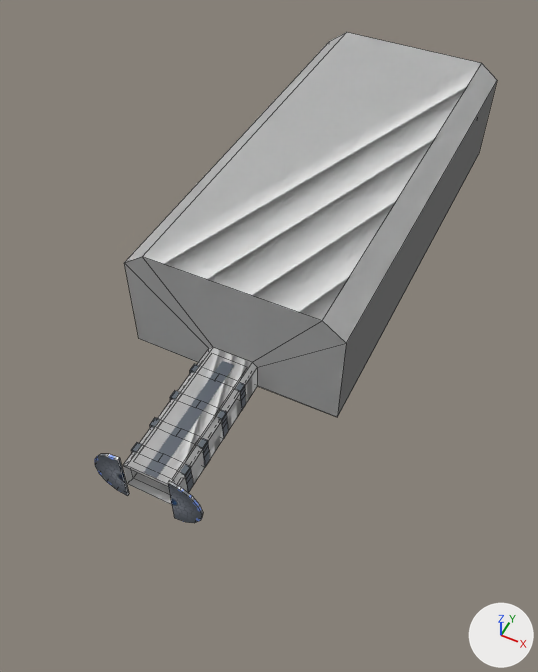
Two versions of the Blender file Blender/Modèle/Niveaux/Niveau boss/level1.blend, one commit apart.
Rendered twice from a camera (50 mm lens) standing at (36.9, -67.5, 89.4) and looking at (1.6, 3.2, 1.1). Arrows for +X, +Y and +Z are at lower right; the lights stay in place. Mesh edges are drawn as thin lines on the coarser meshes.

The scene before the commit, as lines of its bpy script (objects in view):
```python
me_cube = bpy.data.meshes.new('Cube')
me_cube.from_pydata(...)  # 72 vertices, 64 faces; spans x -9.1..9.1, y -1.4..8.7, z -45.1..6.1
me_cube.materials.append(mat_material)  # white #e7e7e7
me_cylinder_003 = bpy.data.meshes.new('Cylinder.003')
me_cylinder_003.from_pydata(...)  # 36 vertices, 20 faces; spans x -8.5..8.1, y -4.6..4.6, z -0.2..0.2
me_cylinder_003.materials.append(mat_fluorescent_light_bulbs5_jpg)  # picture img_fluorescent_light_bulbs5_jpg
me_cylinder_012 = bpy.data.meshes.new('Cylinder.012')
me_cylinder_012.from_pydata(...)  # 264 vertices, 150 faces; spans x -0.99..1.01, y -0.43..0.46, z -5.5..5.14
me_cylinder_012.materials.append(mat_fluorescent_light_bulbs5_jpg)  # picture img_fluorescent_light_bulbs5_jpg
ob_cube = bpy.data.objects.new('Cube', me_cube)
ob_cube.location = (0.0, -17.2, 2.5)
ob_cube.rotation_euler = (1.57, 0.0, 0.0)  # degrees (90, 0, 0)
ob_cube.scale = (1.9, 1.9, 1.9)
ob_cylinder_000 = bpy.data.objects.new('Cylinder.000', me_cylinder_012)
ob_cylinder_000.location = (0.2, -12.9, 4.6)
ob_cylinder_000.rotation_euler = (1.57, 0.0, 0.0)  # degrees (90, 0, 0)
ob_cylinder_003 = bpy.data.objects.new('Cylinder.003', me_cylinder_003)
ob_cylinder_003.location = (0.0, -29.2, 2.4)
ob_cylinder_003.rotation_euler = (1.57, 0.0, 0.0)  # degrees (90, 0, 0)
# also in view: 'Cylinder.008' at (0.2, -23.3, 4.6)
```
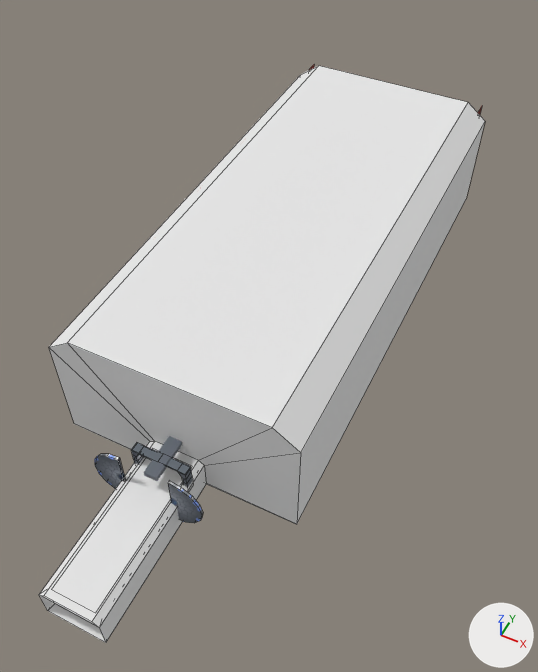
Changed parts and their boxes [x1, y1, x2, y2] in the pictures (538 x 672 px; the box of a moved part takes in the faces that stretch with it):
'Cube', reshaped, rescaled (19% wider, 22% taller): before [122, 32, 497, 505]; after [39, 65, 485, 643]
part 1 of me_cube, moved or reshaped (not visible afterwards): before [125, 38, 483, 485]
part 2 of me_cube, moved or reshaped: before [122, 32, 497, 505]; after [39, 65, 485, 643]

Patch to the scene script:
```diff
--- a/Blender/Modèle/Niveaux/Niveau boss/level1.blend.py
+++ b/Blender/Modèle/Niveaux/Niveau boss/level1.blend.py
@@ me_cube @@
 me_cube.from_pydata(...)  # 72 vertices, 64 faces; spans x -9.1..9.1, y -1.4..8.7, z -45.1..6.1
 # used by ob_cube; location = (0.0, -17.2, 2.5); rotation_euler = (1.57, 0.0, 0.0), in degrees (90, 0, 0); scale = (1.9, 1.9, 1.9)
+# me_cube part 1: the loose piece of 36 vertices spanning x -9.1..9.1, y -1.4..8.7, z -45.1..6.1 is scaled about its middle by 1.03, then moved by (0.0, -2.3, 8.2)
+# me_cube part 2: the loose piece of 36 vertices spanning x -9.1..9.1, y -1.4..8.7, z -45.1..6.1 is multiplied about its middle by the matrix ((2.036, 0.0, 0.0), (0.0, 2.036, 0.0), (0.0, 0.0, 2.036)), then moved by (0.0, 0.6, -2.9)
 me_cube.materials.append(mat_material)
@@ ob_cube @@
 ob_cube.rotation_euler = (1.57, 0.0, 0.0)  # degrees (90, 0, 0)
-ob_cube.scale = (1.9, 1.9, 1.9)
```
